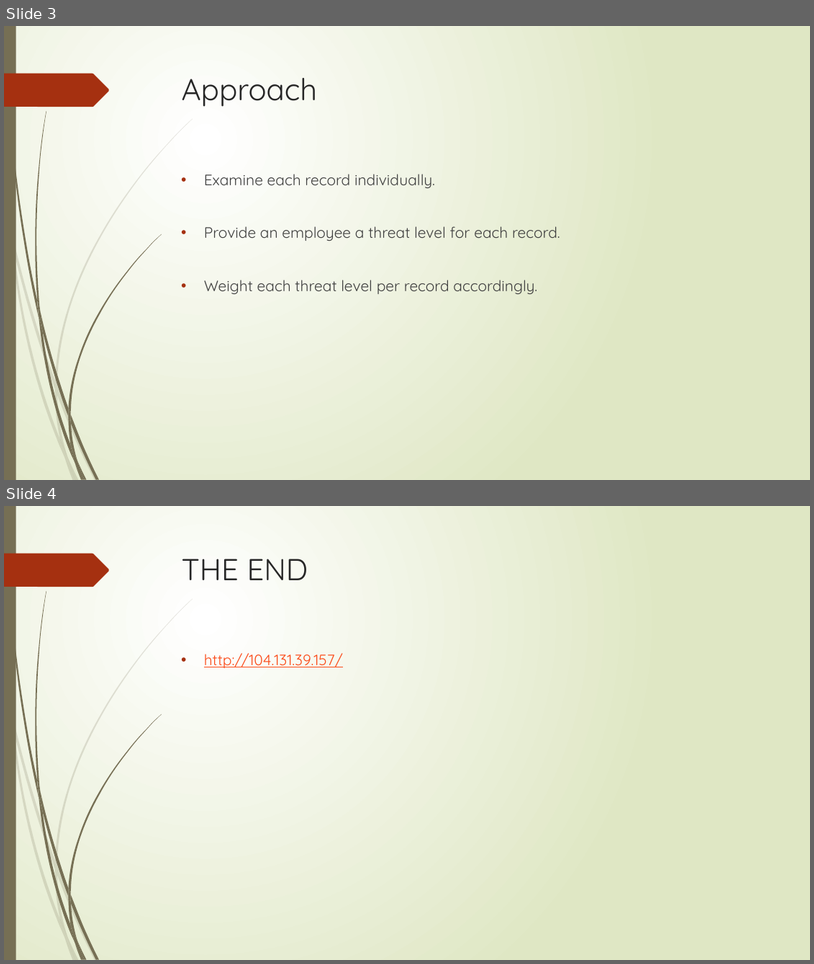
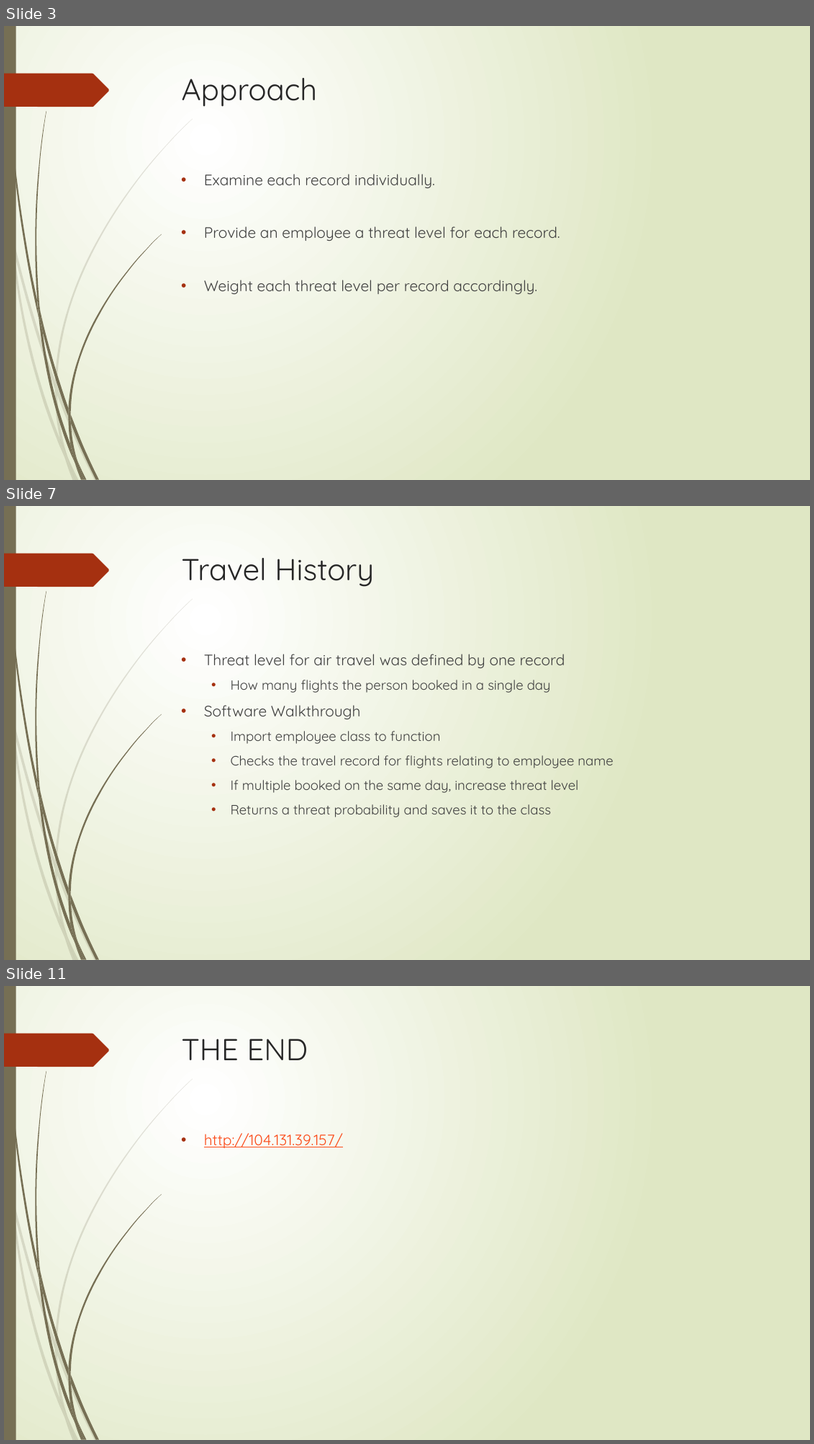
Before and after one commit to jschweizer36/Flyguys, a slide deck: Data Analytics Challenge Final PowerPoint.pptx. Shown one above the other, each under a label of ours: slides 3 and 4 before the commit, slides 3, 7 and 11 after it; the slides between them are not shown. The pictures are 814x964 and 814x1444 pixels, drawn with LibreOffice and Linux fonts; fonts in the diff are those of the drawing. Boxes give left, top, right and bottom in pixels: in the first picture for what was removed or moved away, otherwise in the second. Text is boxed around its words. In the diff, an @@ line names an element or a change of style, - is before the commit and + after.

```diff
--- a/Data Analytics Challenge Final PowerPoint.pptx
+++ b/Data Analytics Challenge Final PowerPoint.pptx
@@ slide 7 added at (4, 506, 810, 960), background gradient #FFFFFF to #DFE8C4; not listed: 24 template elements that a slide beside it also shows @@
@@ title added at (182, 558, 374, 587), 36 pt, text #262626 @@
+Travel History
@@ text added at (204, 654, 613, 817), 16 pt, text #404040 @@
+• Threat level for air travel was defined by one record
+  • How many flights the person booked in a single day
+• Software Walkthrough
+  • Import employee class to function
+  • Checks the travel record for flights relating to employee name
+  • If multiple booked on the same day, increase threat level
+  • Returns a threat probability and saves it to the class
@@ what was slide 4 is now slide 11 @@
```
Also in this commit, not shown: 1 slide changed, 6 other slides added.
